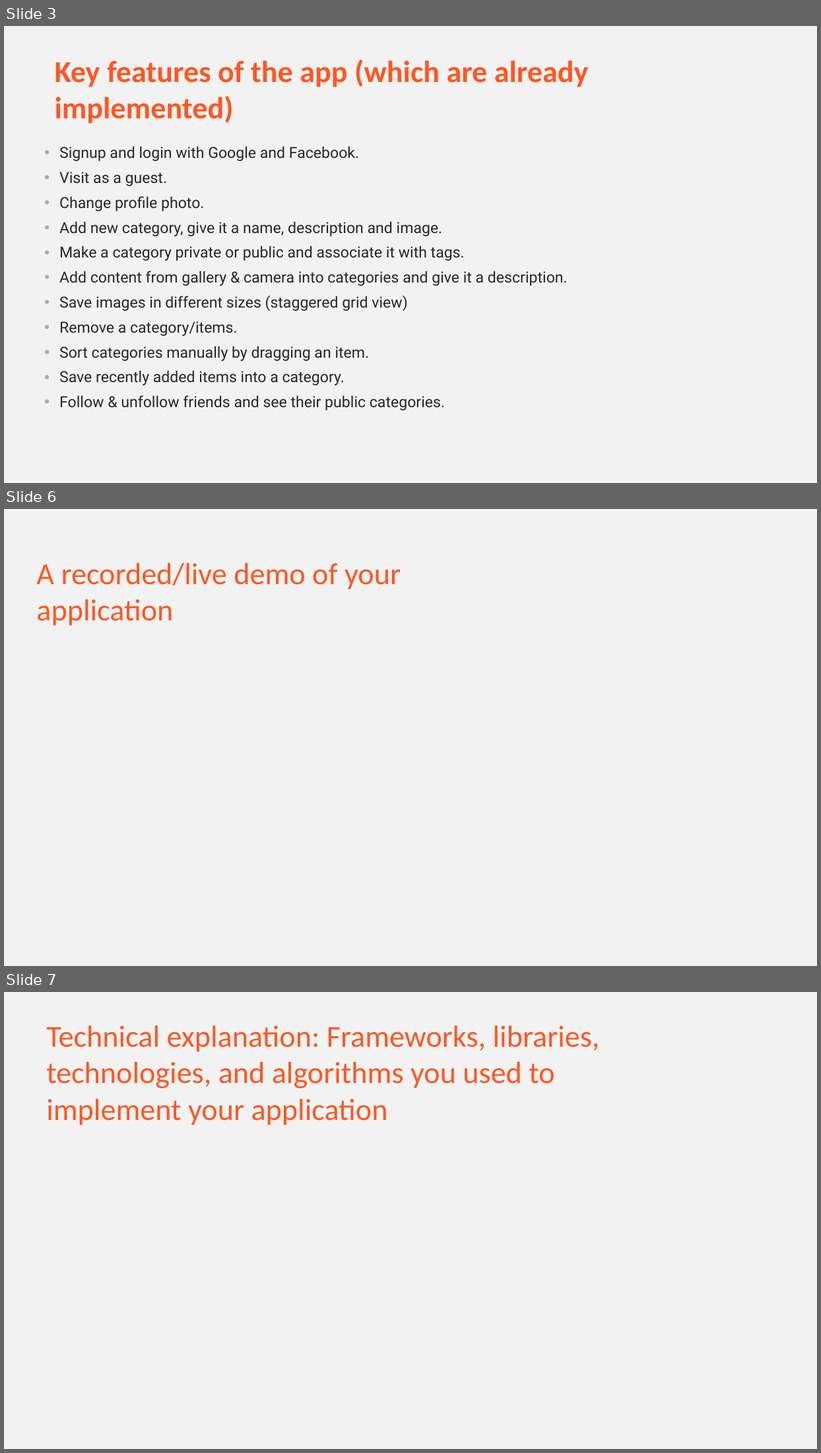
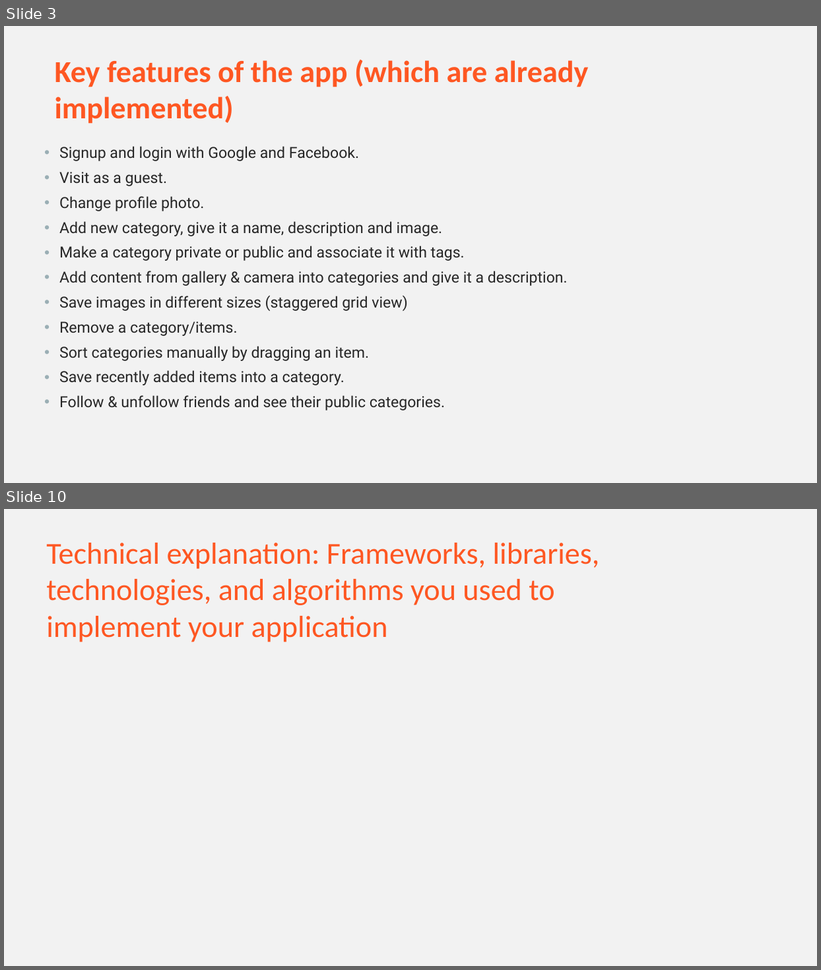
Before and after one commit to amjadaslan/2022b-Savet, a slide deck: savet.pptx. Shown one above the other, each under a label of ours: slides 3, 6 and 7 before the commit, slides 3 and 10 after it; the slides between them are not shown. The pictures are 821x1453 and 821x970 pixels, drawn with LibreOffice and Linux fonts; fonts in the diff are those of the drawing. Boxes give left, top, right and bottom in pixels: in the first picture for what was removed or moved away, otherwise in the second. Text is boxed around its words. In the diff, an @@ line names an element or a change of style, - is before the commit and + after.

```diff
--- a/savet.pptx
+++ b/savet.pptx
@@ slide 6 removed at (x1=4, y1=509, x2=817, y2=966), background #F2F2F2 @@
@@ text removed at (x1=36, y1=563, x2=401, y2=626) @@
-A recorded/live demo of your application
@@ what was slide 7 is now slide 10 @@
```
Also in this commit, not shown: 3 slides changed, 5 slides added, 1 other slide removed.
